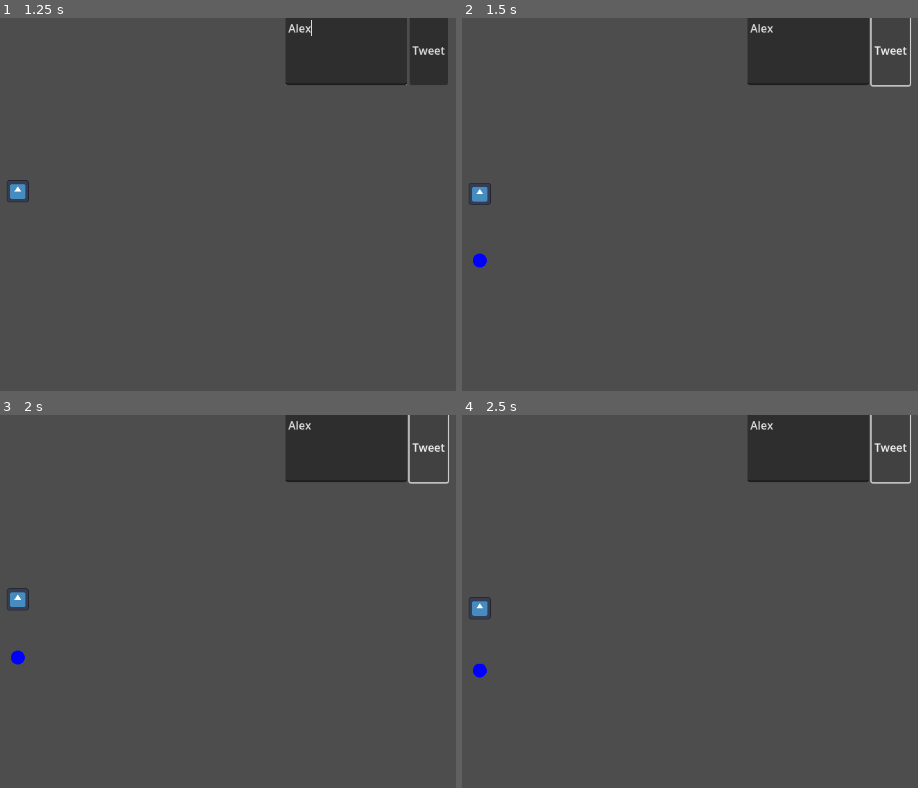
Above: before the commit, frames 1-4 (two rows, left to right).
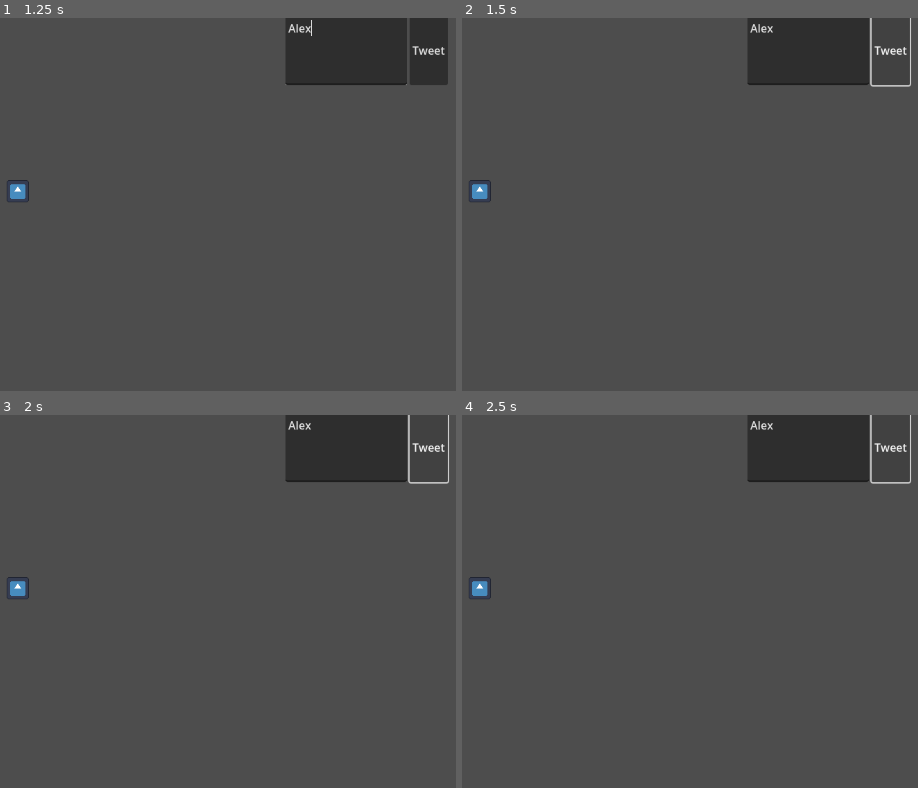
Above: after the commit, the same moments.

Repository: loiveli/FGJ2025
Game: Godot game, scene res://Root.tscn
The game is run twice, just before and just after one commit, with the same random seed, the same clock (stepped at 60 frames per second) and the same inputs. The engine's default icon, where the game draws it, is replaced by a stand-in: a white triangle on a blue panel in a dark square.
Inputs (mouse positions are in pixels of both pictures, inside the frame that each line leads up to):
- Up to frame 1 (1.25 s): click (346, 51) at 0.52 s; type "Alex" at 0.6 s
- Up to frame 2 (1.5 s): click "Tweet" at 1.25 s
- Up to frame 3 (2 s): no input
- Up to frame 4 (2.5 s): click "Tweet" at 2 s

Frame 1 is identical in both runs. In frame 2, 0.2% of the frame differs, in the area x 1-7%, y 43-68%; in frame 3, 0.4%; in frame 4, 0.5%, in the area x 1-7%, y 43-71%.
Error after the commit: Invalid access to property or key 'tweet_received' on a base object of type 'Button (tweet.gd)'. (res://player.gd:9)

Commit message:
Fix typo

Diff:
--- a/player.gd
+++ b/player.gd
@@ -6,7 +6,7 @@
 @export var tweetButton: Button
 
 func _ready():
-	tweetButton.tweet_recieved.connect(_on_tweet_recieved)
+	tweetButton.tweet_received.connect(_on_tweet_received)
 
 
 func _on_button_send_impulse(impulseVector:Vector2) -> void:
@@ -23,7 +23,9 @@
 		position = targetPosition
 
 
-func _on_tweet_recieved(result):
-	targetPosition = position+Vector2(0,100)
+func _on_tweet_received(result):
+	targetPosition = position + Vector2(0,100)
+
+
 func _draw():
 	draw_circle((targetPosition-global_position), 10, Color("BLUE"))
